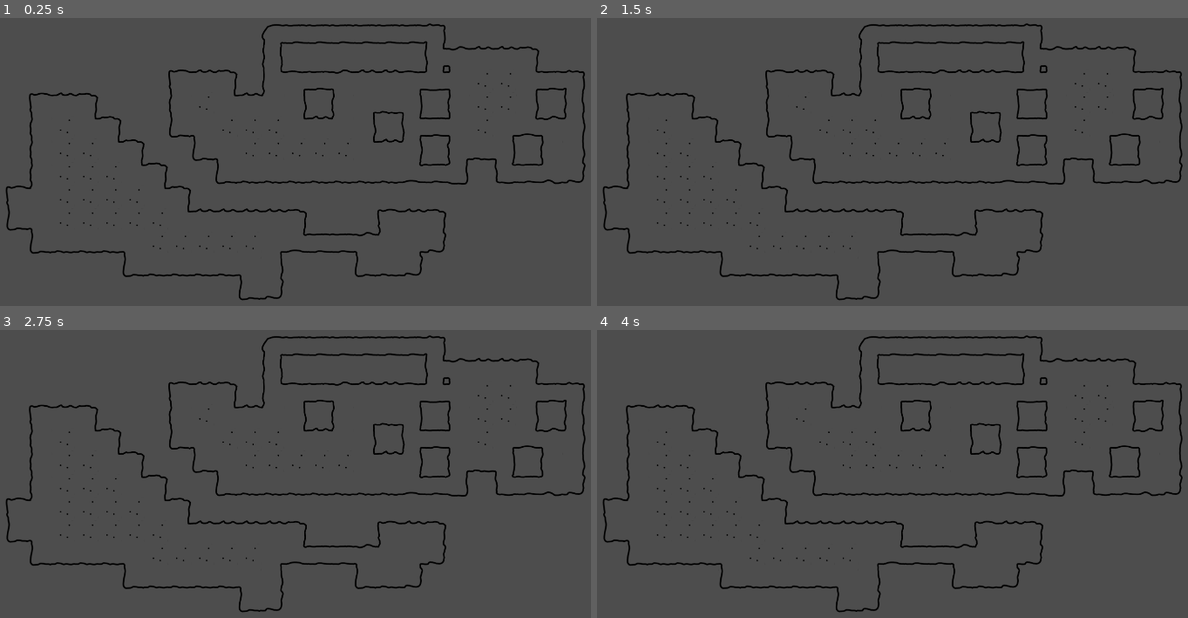
Above: before the commit, frames 1-4 (two rows, left to right).
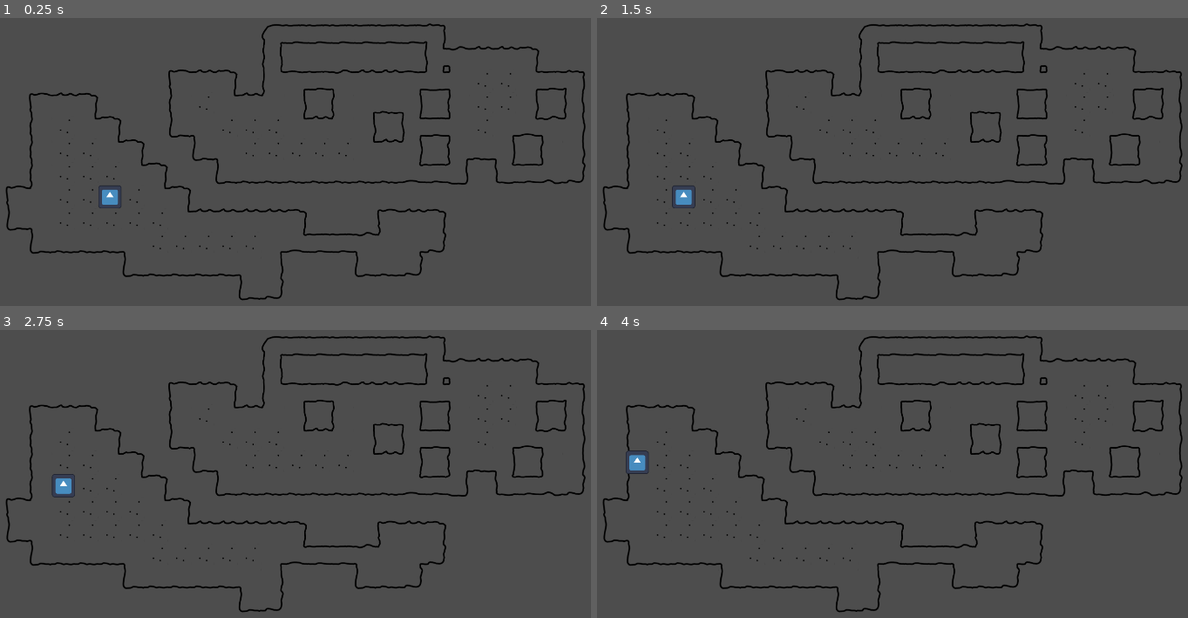
Above: after the commit, the same moments.

Repository: emmdie/3m5JamGame2023
Game: Godot game, scene res://Scenes/Dungeon/DungeonRoom.tscn
Two runs of this game, one before a commit and one after it. Both use one fixed random seed, a clock stepped at 60 frames per second and the inputs below. The project has no main scene, so this scene is started directly. The engine's default icon, where the game draws it, is replaced by a stand-in: a white triangle on a blue panel in a dark square.
Inputs:
- Up to frame 1 (0.25 s): no input
- Up to frame 2 (1.5 s): tap Enter at 0.5 s
- Up to frame 3 (2.75 s): tap Space at 2 s
- Up to frame 4 (4 s): tap Enter at 2.75 s; tap Space at 3.5 s

The runs differ from the first frame. In frame 1, 0.2% of the frame differs, in the area x 16-21%, y 58-67%; in frame 2, 0.2%; in frame 3, 0.2%; in frame 4, 0.2%, in the area x 4-9%, y 41-50%.

Commit message:
Basic, random Enemy Movement

Diff:
--- a/Scenes/Dungeon/DungeonRoom.tscn
+++ b/Scenes/Dungeon/DungeonRoom.tscn
@@ -1,6 +1,7 @@
-[gd_scene load_steps=4 format=3 uid="uid://bldfs1tywbxvk"]
+[gd_scene load_steps=5 format=3 uid="uid://bldfs1tywbxvk"]
 
 [ext_resource type="Texture2D" uid="uid://sg8h88ukqwrf" path="res://Assets/Art/Environment/Terrain.png" id="1_j35no"]
+[ext_resource type="PackedScene" uid="uid://bgprrf6gn5xmf" path="res://Scenes/NPC/Enemy/enemy.tscn" id="2_40gf6"]
 
 [sub_resource type="TileSetAtlasSource" id="TileSetAtlasSource_03c56"]
 texture = ExtResource("1_j35no")
@@ -349,3 +350,5 @@
 tile_set = SubResource("TileSet_hb8tt")
 format = 2
 layer_0/tile_data = PackedInt32Array(458761, 524288, 1, 458762, 589824, 2, 458763, 393216, 1, 458764, 655360, 0, 458765 …(3038 unchanged characters)…
+
+[node name="Enemy" parent="." instance=ExtResource("2_40gf6")]
--- /dev/null
+++ b/Scenes/NPC/Enemy/enemy.tscn
@@ -0,0 +1,13 @@
+[gd_scene load_steps=3 format=3 uid="uid://bgprrf6gn5xmf"]
+
+[ext_resource type="Script" path="res://Scripts/Enemy/EnemyMovement.gd" id="1_e6amd"]
+[ext_resource type="Texture2D" uid="uid://dppcge5ln460m" path="res://icon.svg" id="1_odrdn"]
+
+[node name="Enemy" type="Node2D"]
+
+[node name="Movement" type="Node2D" parent="."]
+script = ExtResource("1_e6amd")
+
+[node name="Sprite2D" type="Sprite2D" parent="Movement"]
+scale = Vector2(0.5, 0.5)
+texture = ExtResource("1_odrdn")
--- /dev/null
+++ b/Scripts/Enemy/EnemyMovement.gd
@@ -0,0 +1,72 @@
+extends Node2D
+
+@onready var tile_map = get_node("/root/DungeonRoom/TileMap")
+
+var countdown := 0.5
+var timer
+var a_star
+
+var current_pos_id
+var path
+var path_index = 0
+var destination_id
+
+# Called when the node enters the scene tree for the first time.
+func _ready():
+	timer = countdown
+	prepare_Tilemap_for_astar()
+	spawn_on_tilemap()
+	random_destination()
+	pass # Replace with function body.
+
+
+# Called every frame. 'delta' is the elapsed time since the previous frame.
+func _process(delta):
+	timer -= delta
+	if(timer <= 0):
+		move()
+		timer = countdown
+	pass
+
+func prepare_Tilemap_for_astar():
+	a_star = AStar2D.new()
+	var cells = tile_map.get_used_cells(0)
+	for i in range(0, cells.size()):
+		a_star.add_point(i, cells[i])
+	for i in range(a_star.get_point_count()):
+		var main_cell = a_star.get_point_position(i)
+		var neighbor_cells = tile_map.get_surrounding_cells(main_cell)
+		for cell in neighbor_cells:
+			for point in range(a_star.get_point_count()):
+				if (cell == Vector2i(a_star.get_point_position(point))):
+					a_star.connect_points(i, point)
+					break;
+
+#places the enemy on a random position on the tilemap
+func spawn_on_tilemap():
+	var point_id = randi() % a_star.get_point_count()
+	var start_pos = a_star.get_point_position(point_id)
+	position = to_global(tile_map.map_to_local(start_pos))
+	current_pos_id = point_id
+
+
+
+func move():
+	if path_index >= path.size():
+		current_pos_id = destination_id
+		path_index = 0
+		random_destination()
+	var next_point = Vector2i(path[path_index])
+
+	path_index += 1
+	position = tile_map.map_to_local(next_point)
+	print(next_point)
+	print(position)
+
+
+func random_destination():
+	destination_id = randi() % a_star.get_point_count()
+	path = a_star.get_point_path(current_pos_id, destination_id)
+	if(path.is_empty()):
+		random_destination()
+	print(path)
